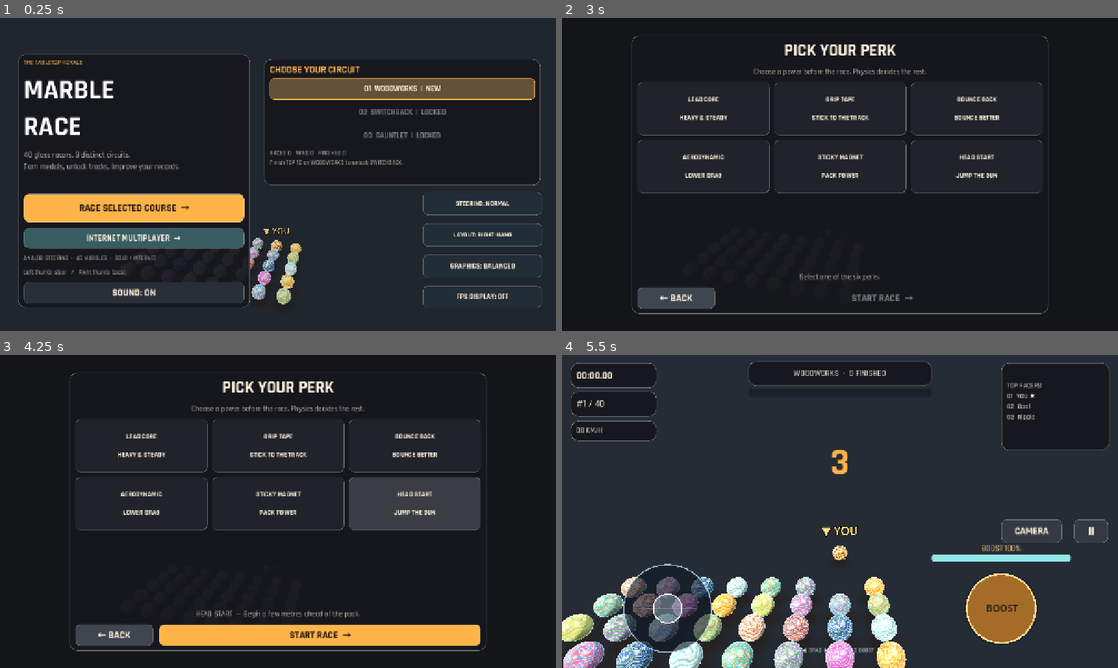
Above: before the commit, frames 1-4 (two rows, left to right).
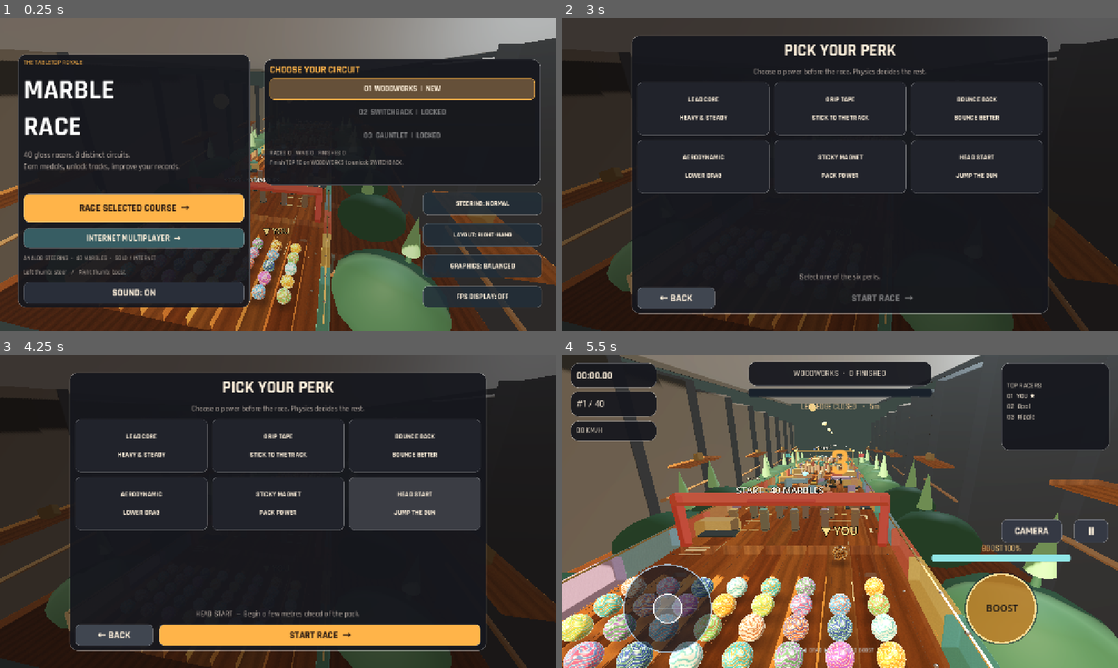
Above: after the commit, the same moments.

Repository: dbrckk/Marble-race-
Game: Godot game, scene res://scenes/main.tscn
Two runs of this game, one before a commit and one after it. Both use one fixed random seed, a clock stepped at 60 frames per second and the inputs below.
Inputs:
- Up to frame 1 (0.25 s): no input
- Up to frame 2 (3 s): click "STEERING: NORMAL" at 0.5 s; click "01 WOODWORKS | NEW" at 1.25 s; click "01 WOODWORKS | NEW" at 2 s; click "RACE SELECTED COURSE →" at 2.75 s
- Up to frame 3 (4.25 s): click "HEAD START JUMP THE GUN" at 3.5 s
- Up to frame 4 (5.5 s): click "HEAD START JUMP THE GUN" at 4.25 s; click "START RACE →" at 5 s

The runs differ from the first frame. In frame 1, 32% of the frame differs, in the area x 0-100%, y 0-100%; in frame 2, 19%; in frame 3, 19%; in frame 4, 60%.
Error before the commit: Parse Error: Cannot infer the type of "x" variable because the value doesn't have a set type. (res://scripts/track_universes.gd:60)

Commit message:
Fix inferred variant type in procedural world generator

Diff:
--- a/scripts/track_universes.gd
+++ b/scripts/track_universes.gd
@@ -57,7 +57,7 @@
         var z := 8.0 - float(section)*LEN
         for side in [-1.0,1.0]:
             var jitter := sin(float(section)*2.83+side)*1.4
-            var x := side*(11.0 + float(section%3)*0.65)
+            var x: float = float(side)*(11.0 + float(section%3)*0.65)
             var floor_y := z*SLOPE
             var bank_basis := Basis().scaled(Vector3(3.7,1.6+0.3*(section%3),4.3))
             bases.append(Transform3D(bank_basis,Vector3(x,floor_y-1.7,z)))
